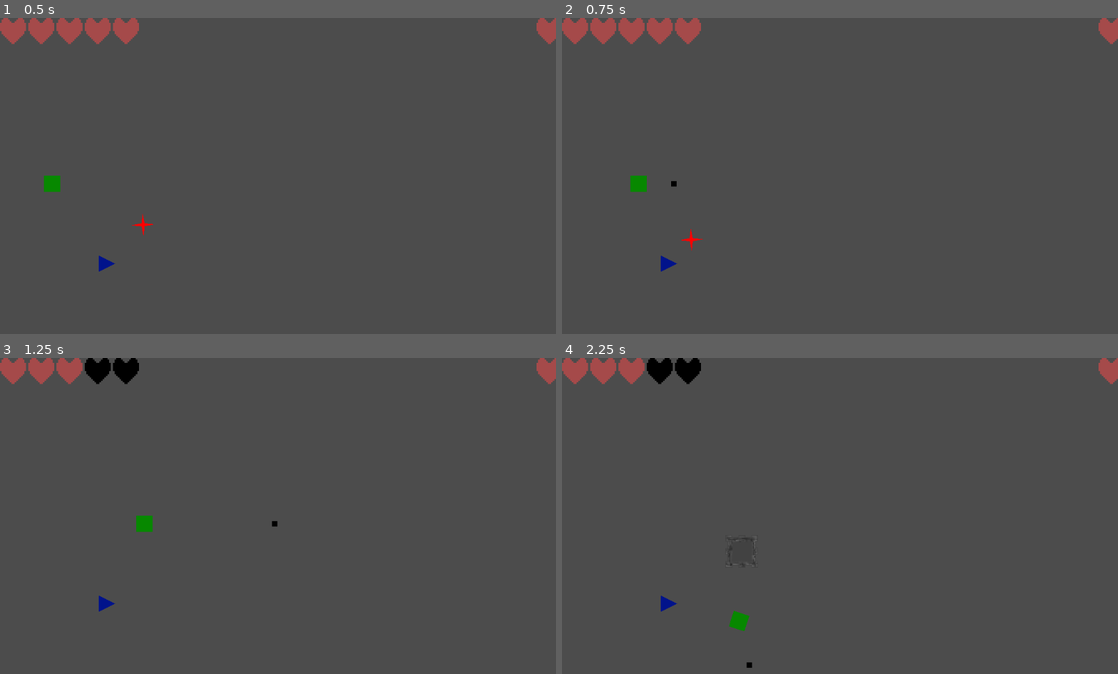
Above: before the commit, frames 1-4 (two rows, left to right).
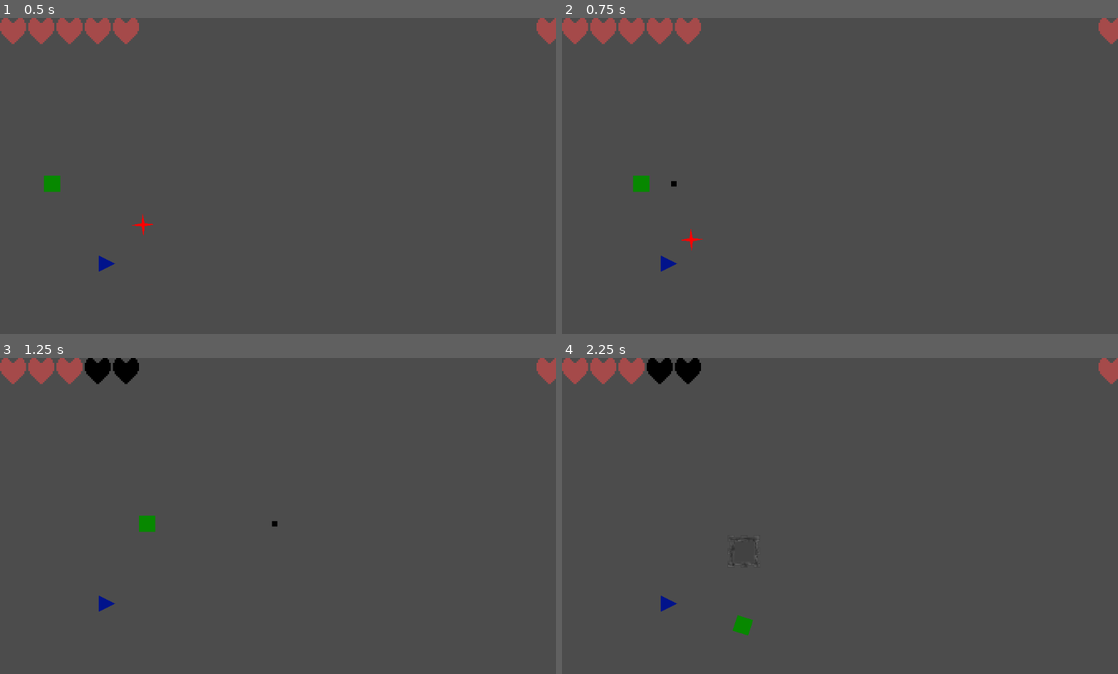
Above: after the commit, the same moments.

Repository: Rohurd/Nanahuatzin
Game: Godot game, scene res://Scenes/Level.tscn
Same seed, same stepped clock (60 frames per second), same inputs: the game is played once before the commit and once after it.
Inputs:
- Up to frame 1 (0.5 s): no input
- Up to frame 2 (0.75 s): tap Enter at 0.5 s; hold Right (square_right) from 0.53 s (still down); tap X (square_shoot) at 0.6 s
- Up to frame 3 (1.25 s): keep holding Right (square_right)
- Up to frame 4 (2.25 s): release Right (square_right) at 1.28 s; hold Down (square_down) 1.28-2.03 s; tap Space (square_build_tower) at 1.35 s; tap X (square_shoot) at 1.55, 2.1 s; hold Right (square_right) from 2.03 s (still down)

Frame 1 is identical in both runs. In frame 2, less than 0.1% of the frame differs, in the area x 12-16%, y 49-56%; in frame 3, less than 0.1%; in frame 4, 0.2%, in the area x 29-36%, y 57-99%.

Commit message:
shoot enemies

Diff:
--- a/Scenes/Bullet.tscn
+++ b/Scenes/Bullet.tscn
@@ -7,12 +7,15 @@
 custom_solver_bias = 0.0
 extents = Vector2( 5, 5 )
 
-[node name="Bullet" type="KinematicBody2D"]
+[node name="Bullet" type="Area2D" index="0"]
 
-input_pickable = false
-collision_layer = 1
-collision_mask = 1
-collision/safe_margin = 0.08
+input_pickable = true
+gravity_vec = Vector2( 0, 1 )
+gravity = 98.0
+linear_damp = 0.1
+angular_damp = 1.0
+audio_bus_override = false
+audio_bus_name = "Master"
 script = ExtResource( 1 )
 
 [node name="CollisionShape2D" type="CollisionShape2D" parent="." index="0"]
@@ -37,3 +40,5 @@
 size_flags_vertical = 1
 color = Color( 0, 0, 0, 1 )
 _sections_unfolded = [ "Margin" ]
+
+[connection signal="body_entered" from="." to="." method="collision_detection"]
--- a/Scenes/Level.tscn
+++ b/Scenes/Level.tscn
@@ -5,7 +5,7 @@
 [ext_resource path="res://Scenes/Enemy1.tscn" type="PackedScene" id=3]
 [ext_resource path="res://Scenes/Health.tscn" type="PackedScene" id=4]
 
-[node name="Level" type="Node2D" index="0"]
+[node name="Level" type="Node2D"]
 
 [node name="Square" parent="." index="0" instance=ExtResource( 1 )]
 
--- a/Scripts/Bullet.gd
+++ b/Scripts/Bullet.gd
@@ -1,4 +1,4 @@
-extends KinematicBody2D
+extends Area2D
 
 # class member variables go here, for example:
 # var a = 2
@@ -23,3 +23,11 @@
 	if position.x > projectResolution.x || position.y > projectResolution.y:
 		queue_free()
 	pass
+
+func destroy():
+	queue_free()
+
+func collision_detection(obj):
+	destroy()
+	if obj.is_in_group("enemy"):
+		obj.destroy()
--- a/Scripts/Enemy1.gd
+++ b/Scripts/Enemy1.gd
@@ -5,6 +5,7 @@
 var target_pos = Vector2(0,0)
 
 func _ready():
+	add_to_group("enemy")
 	speed = 150
 	players = get_tree().get_nodes_in_group("players")
 
@@ -22,6 +23,8 @@
 func _process(delta):
 	pass
 
+func destroy():
+	queue_free()
 
 func _physics_process(delta):
 	target = _get_nearest_player()
